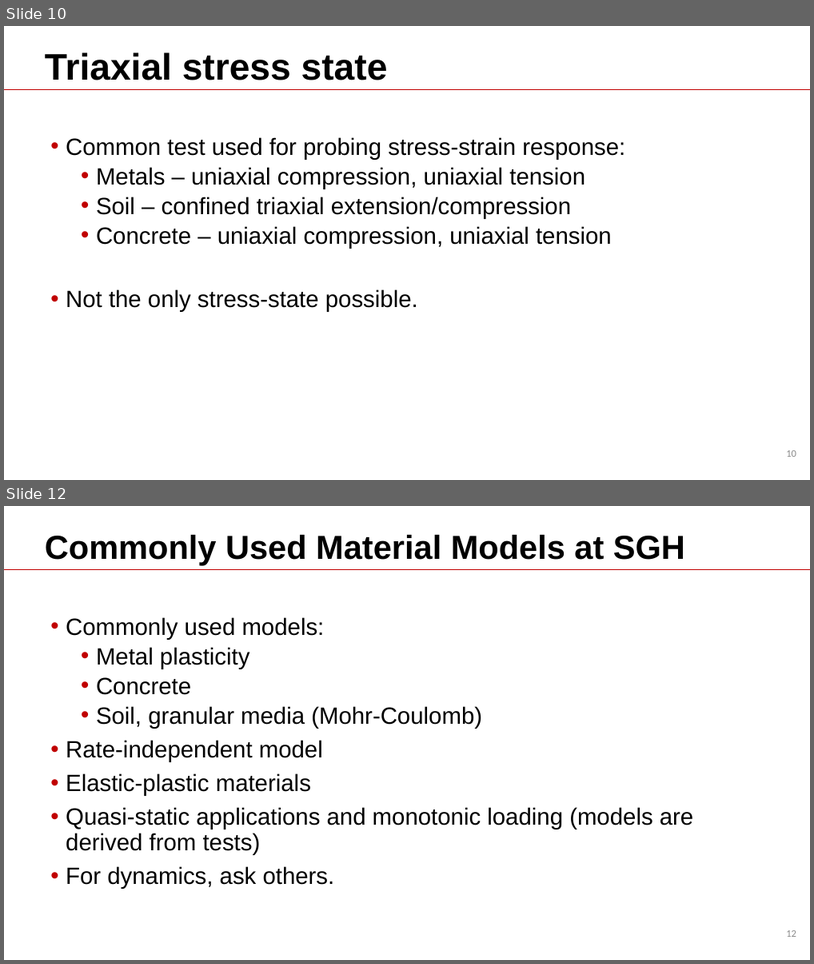
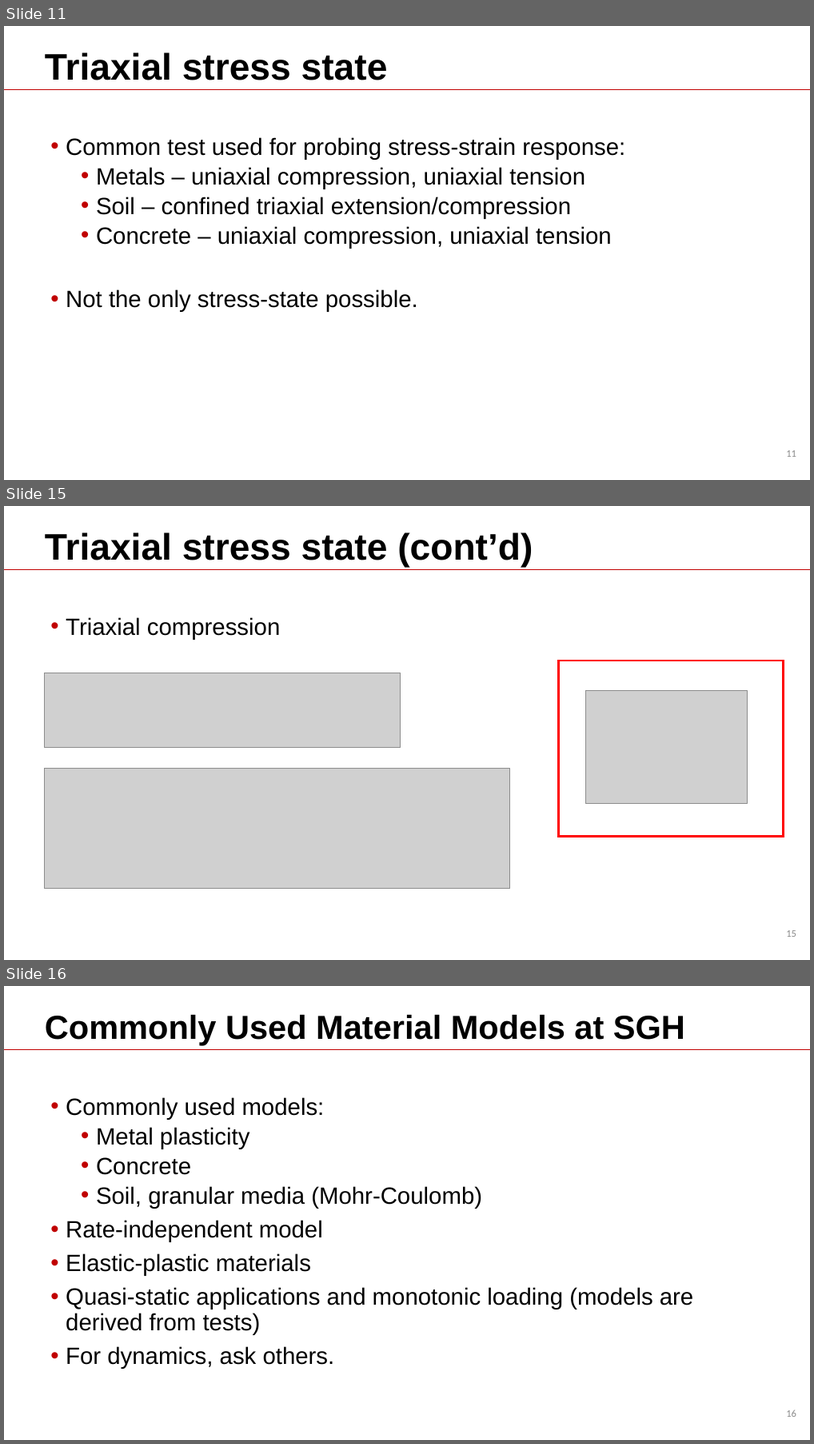
Before and after one commit to Batmanabcdefg/AbaqusTraining, a slide deck: Training.pptx. Shown one above the other, each under a label of ours: slides 10 and 12 before the commit, slides 11, 15 and 16 after it; the slides between them are not shown. The pictures are 814x964 and 814x1444 pixels, drawn with LibreOffice and Linux fonts; fonts in the diff are those of the drawing; grey boxes stand for pictures; background and template pictures are left out. Boxes give left, top, right and bottom in pixels: in the first picture for what was removed or moved away, otherwise in the second. Text is boxed around its words. In the diff, an @@ line names an element or a change of style, - is before the commit and + after.

```diff
--- a/Training.pptx
+++ b/Training.pptx
@@ slide 15 added at (x1=4, y1=506, x2=810, y2=960), background #FFFFFF; not listed: 2 template elements that a slide beside it also shows @@
@@ title added at (x1=45, y1=532, x2=533, y2=568), 44 pt, text #000000, bold @@
+Triaxial stress state (cont’d)
@@ text added at (x1=66, y1=617, x2=280, y2=639), 28 pt, text #000000 @@
+• Triaxial compression
@@ picture added at (x1=45, y1=673, x2=400, y2=748) @@
@@ rectangle added at (x1=558, y1=661, x2=784, y2=836), outline #FF0000 2.25 pt @@
@@ picture added at (x1=586, y1=691, x2=747, y2=803) @@
@@ picture added at (x1=45, y1=768, x2=510, y2=888) @@
@@ what was slide 10 is now slide 11 @@
@@ page number at (x1=786, y1=450, x2=797, y2=456): text changed @@
-10
+11
@@ what was slide 12 is now slide 16 @@
@@ page number at (x1=786, y1=1409, x2=797, y2=1416): text changed @@
-12
+16
```
Also in this commit, not shown: 2 slides changed, 3 other slides added.
